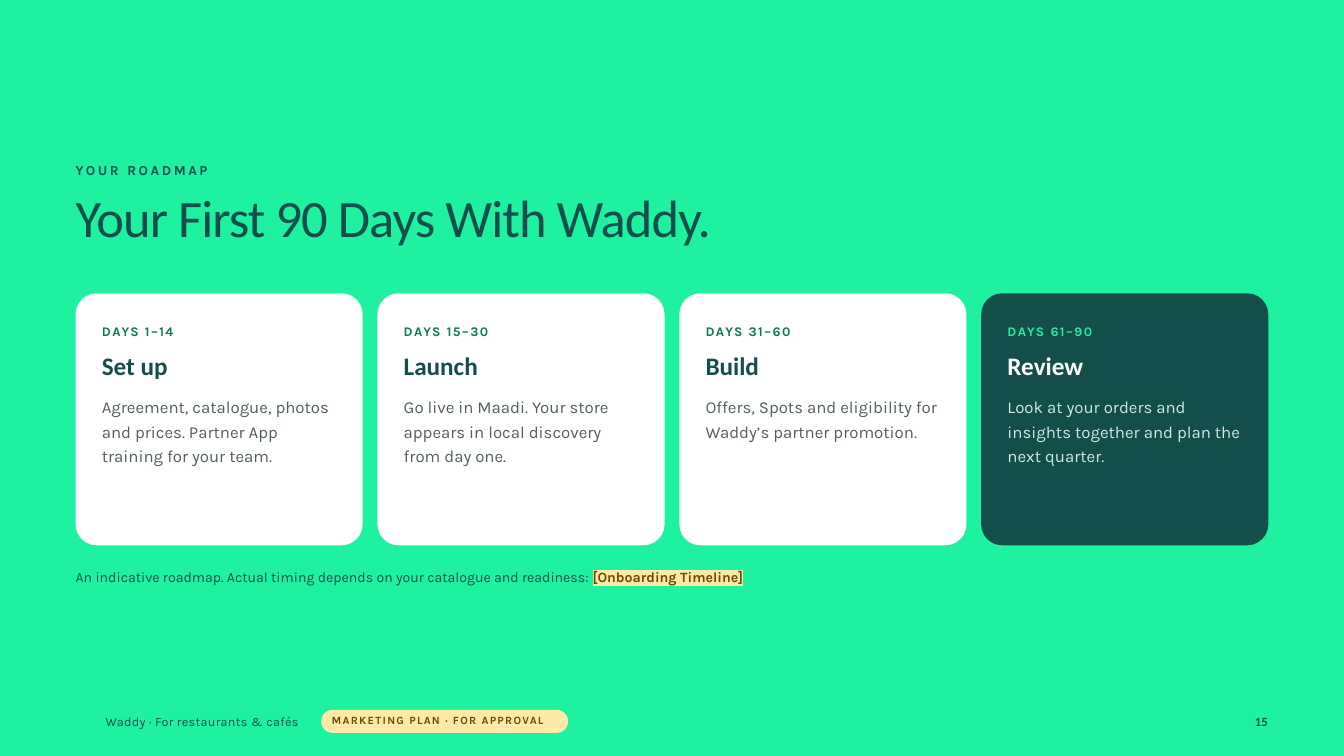
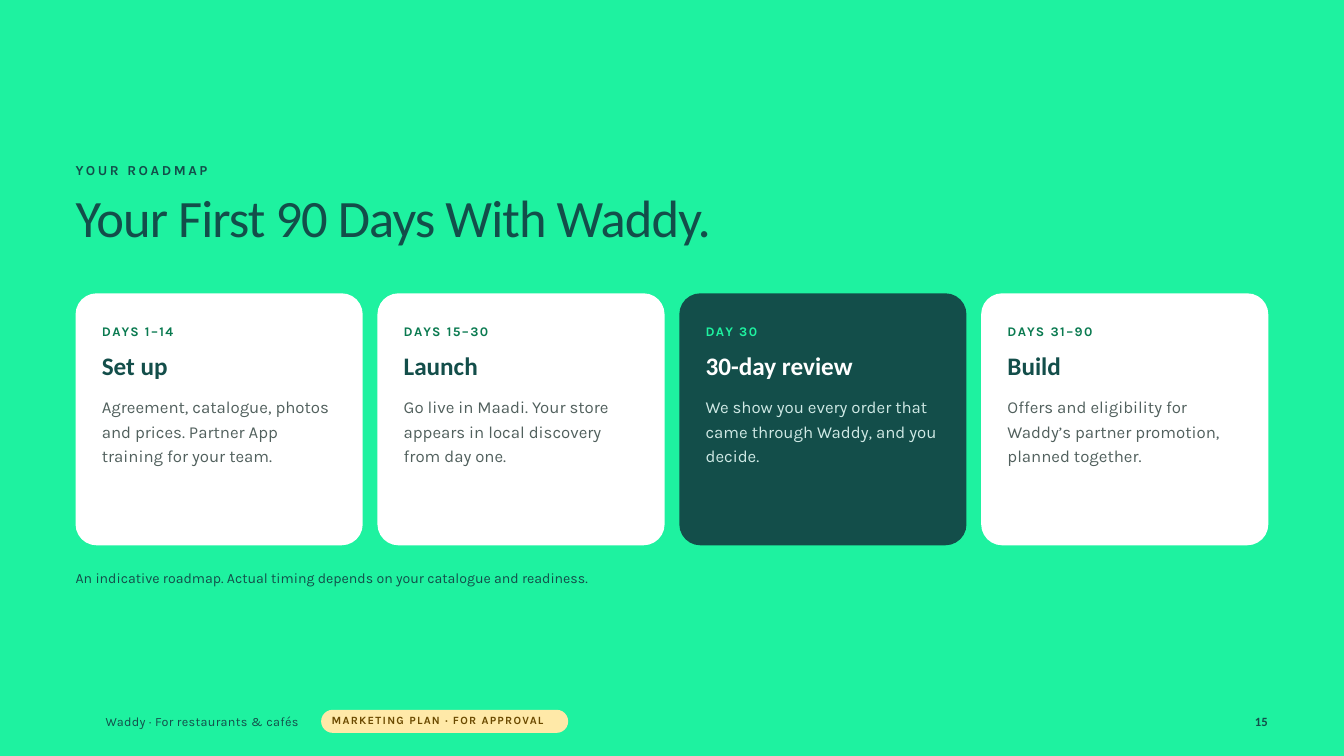
Before and after one commit to Hamdies/waddy_user, a slide deck: slide 15 of marketing/brochure/out/waddy-for-restaurants.pptx. Drawn at 1344x756 pixels with LibreOffice and Linux fonts; fonts in the diff are those of the drawing; background and template pictures are left out. Boxes give left, top, right and bottom in pixels: in the first picture for what was removed or moved away, otherwise in the second. Text is boxed around its words. In the diff, an @@ line names an element or a change of style, - is before the commit and + after.

```diff
--- a/marketing/brochure/out/waddy-for-restaurants.pptx
+++ b/marketing/brochure/out/waddy-for-restaurants.pptx
@@ rounded rectangle at (680, 293, 967, 545): fill #FFFFFF to #134E4A @@
@@ rounded rectangle at (981, 293, 1268, 545): fill #134E4A to #FFFFFF @@
@@ text at (706, 324, 767, 341): text changed; text colour #0A7A50 to #1EF2A0 @@
-DAYS 31–60
+DAY 30
@@ text at (1007, 324, 1105, 341): text changed; text colour #1EF2A0 to #0A7A50 @@
-DAYS 61–90
+DAYS 31–90
@@ text added at (706, 357, 853, 379), 18 pt, text #FFFFFF, bold @@
+30-day review
@@ text "Build": place and size @@
-text "Build" at (706, 357, 759, 375)
+text "Build" at (1007, 357, 1060, 375)
@@ text removed at (1007, 357, 1083, 375) @@
-Review
@@ text at (706, 401, 936, 462): text changed; text colour #51605D to #CFE9E5 @@
-Offers, Spots and eligibility for Waddy’s partner promotion.
+We show you every order that came through Waddy, and you decide.
@@ text at (1007, 401, 1219, 466): text changed; text colour #CFE9E5 to #51605D @@
-Look at your orders and insights together and plan the next quarter.
+Offers and eligibility for Waddy’s partner promotion, planned together.
@@ text at (76, 573, 588, 587): text changed @@
-An indicative roadmap. Actual timing depends on your catalogue and readiness: [Onboarding Timeline]
+An indicative roadmap. Actual timing depends on your catalogue and readiness.
```
Also in this commit, not shown: 10 other slides changed, 3 slides added, 3 slides removed, 40 other files.
